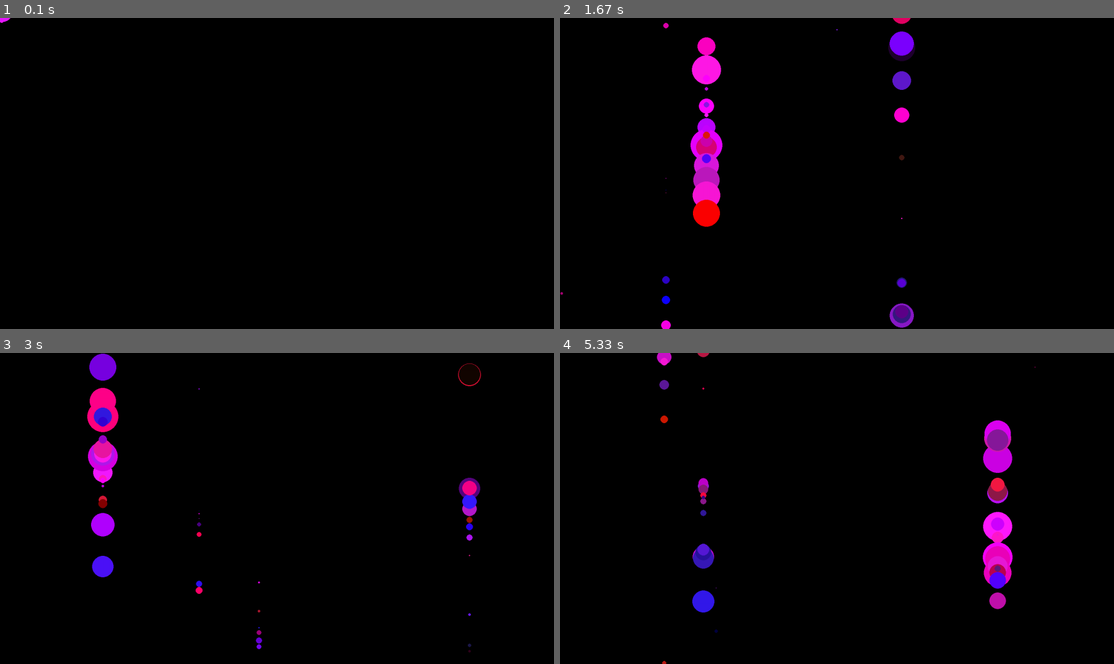
Above: before the commit, frames 1-4 (two rows, left to right).
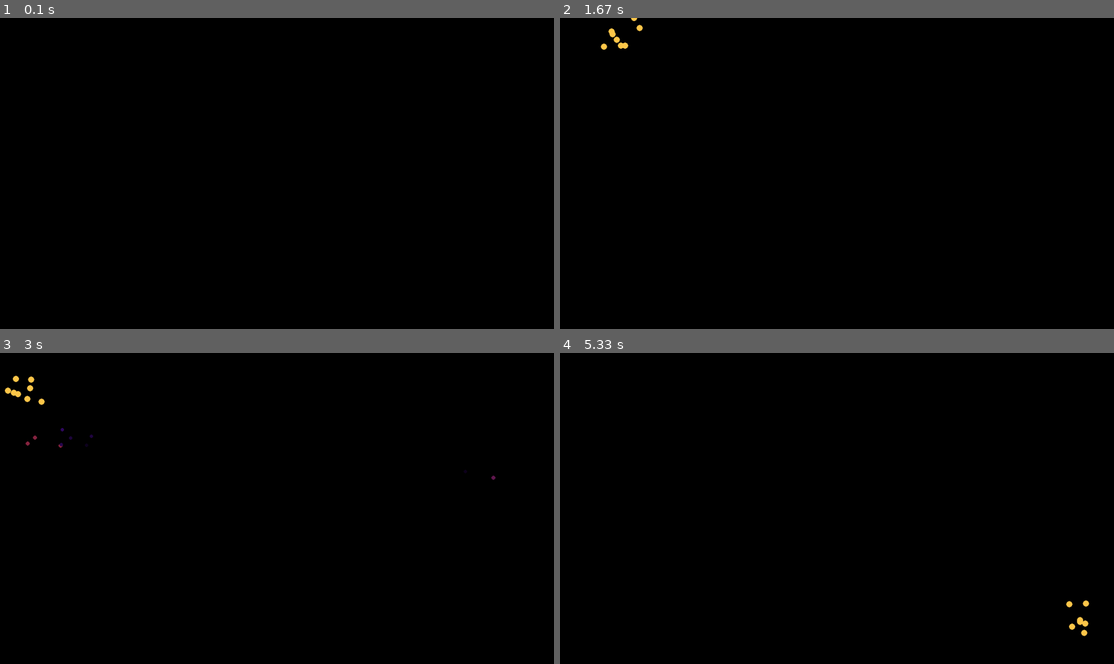
Above: after the commit, the same moments.

Repository: Twice-Ice/Pygame-Particle-System
Game: pygame game, started from main.py
Two runs of this game, one before a commit and one after it. Both use one fixed random seed, a clock stepped at 60 frames per second and the inputs below.
Inputs (mouse positions are in pixels of both pictures, inside the frame that each line leads up to):
- Up to frame 1 (0.1 s): no input
- Up to frame 2 (1.67 s): click (837, 173) at 0.38 s; click (665, 126) at 0.72 s; click (903, 201) at 1.05 s; click (704, 111) at 1.38 s
- Up to frame 3 (3 s): click (260, 455) at 1.72 s; click (199, 443) at 2.05 s; click (470, 589) at 2.38 s; click (105, 468) at 2.72 s
- Up to frame 4 (5.33 s): click (676, 449) at 3.05 s; click (704, 564) at 3.38 s; click (1036, 580) at 3.72 s; click (715, 449) at 4.05 s; click (665, 527) at 4.38 s; click (704, 427) at 4.72 s; click (997, 533) at 5.05 s

The runs differ from the first frame. In frame 1, less than 0.1% of the frame differs, in the area x 0-2%, y 0-2%; in frame 2, 3.5%, in the area x 0-65%, y 0-100%; in frame 3, 2.9%; in frame 4, 3.1%.

Commit message:
very tiny changes to main for the wiki.

Diff:
--- a/main.py
+++ b/main.py
@@ -29,7 +29,7 @@
 	ppf = 7.5,
 	particleLifetime = 1000,
 	spawnOnMove = True,
-	)
+)
 
 transLight = ParticleEmitter(
 	updateAttributes = [
@@ -60,7 +60,6 @@
 	particleLifetime = 250,
 	maxParticles = 1000,
 	ppf = 10,
-	size = 2,
 )
 
 snow = ParticleEmitter(
@@ -128,9 +127,9 @@
 	# testEmitter.update(screen, delta, pos = pygame.mouse.get_pos(), velo = -Vector2(pygame.mouse.get_rel())/7.5)
 	# transLight.update(screen, delta, pos = pygame.mouse.get_pos(), velo = -Vector2(pygame.mouse.get_rel())/7.5)
 	# flashlight.update(screen, delta, pos = pygame.mouse.get_pos())
-	# fireFade.update(screen, delta, pos = pygame.mouse.get_pos(), velo = -Vector2(pygame.mouse.get_rel())/7.5)
+	fireFade.update(screen, delta, pos = pygame.mouse.get_pos(), velo = -Vector2(pygame.mouse.get_rel())/7.5)
 	# snow.update(screen, delta, pos = Vector2(SCREEN_SIZE[0]//2, -100))
-	spiderverseCircles.update(screen, delta, pos = pygame.mouse.get_pos())
+	# spiderverseCircles.update(screen, delta, pos = pygame.mouse.get_pos())
 
 	pygame.display.flip()
 pygame.quit()
